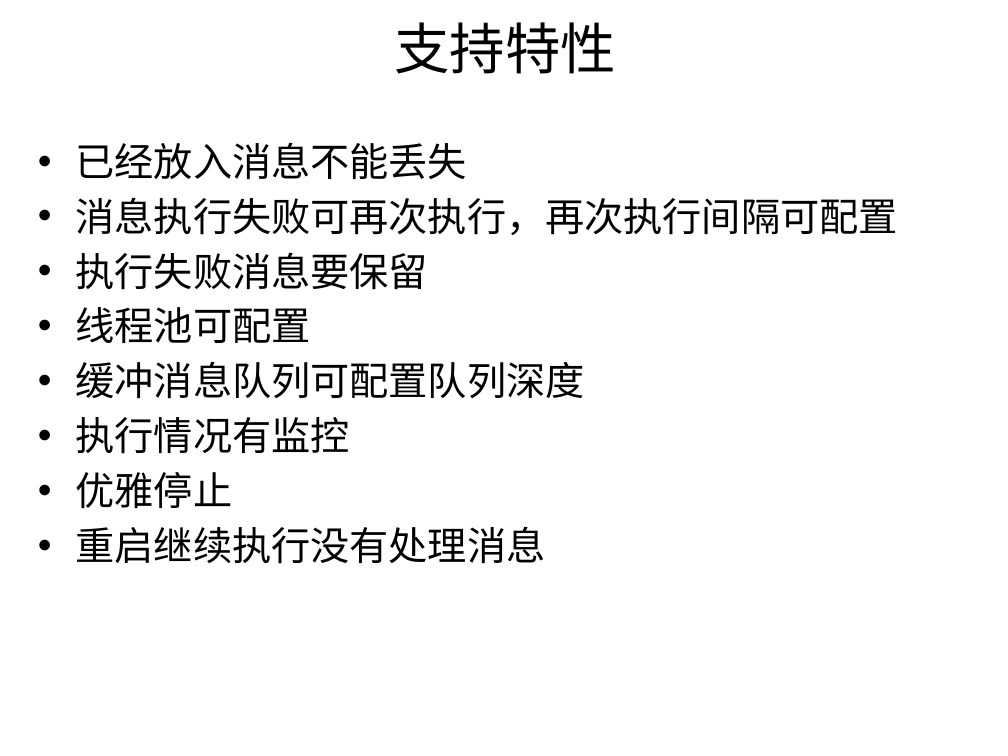
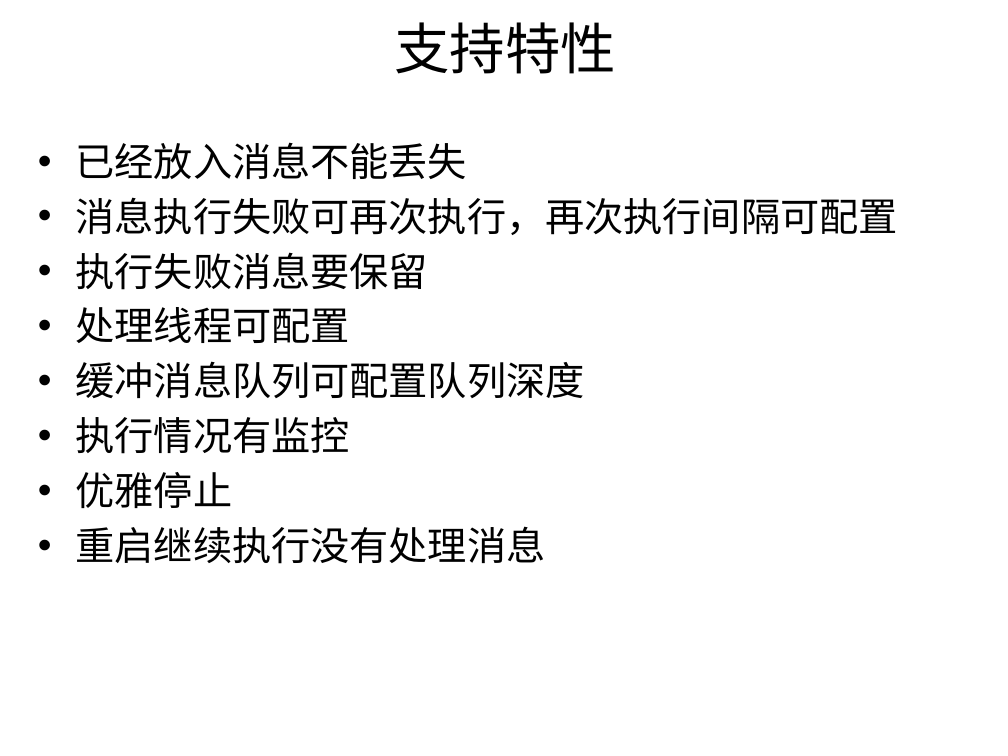
Before and after one commit to zhaobaosheng/commons-pv, a slide deck: slide 2 of 异步消息处理组件.pptx (slide 3 before the commit). Drawn at 1008x756 pixels with LibreOffice and Linux fonts; fonts in the diff are those of the drawing. Boxes give left, top, right and bottom in pixels: in the first picture for what was removed or moved away, otherwise in the second. Text is boxed around its words. In the diff, an @@ line names an element or a change of style, - is before the commit and + after.

```diff
--- a/异步消息处理组件.pptx
+++ b/异步消息处理组件.pptx
@@ text at [76,307,350,343]: text changed @@
-• 线程池可配置
+• 处理线程可配置
```
Also in this commit, not shown: 1 slide added, 3 slides removed.
